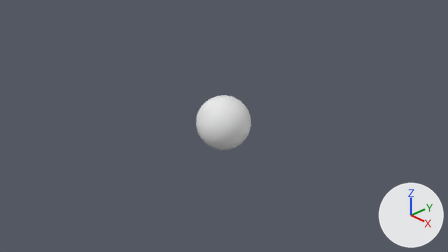
Two versions of the Blender file assets/generator.blend, one commit apart.
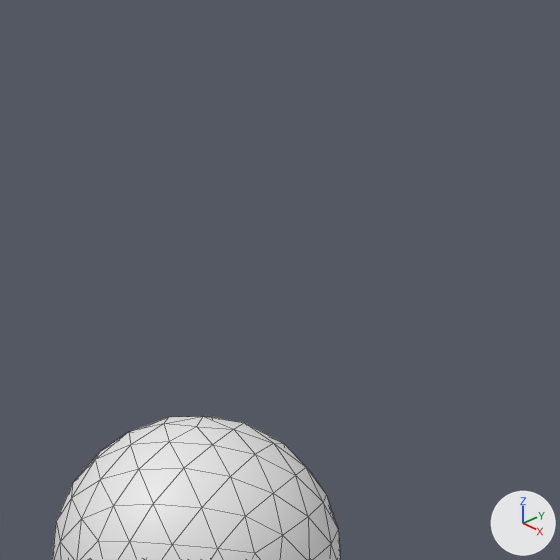
Old and new are each drawn from the file's camera 'Camera' and again close up on the part from 42% to 65% of the width and 7% to 49% of the height. The axes (+X, +Y, +Z) are drawn at lower right. The lights are the same throughout. The close-ups show mesh edges as thin lines.
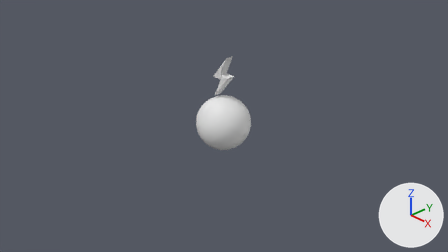
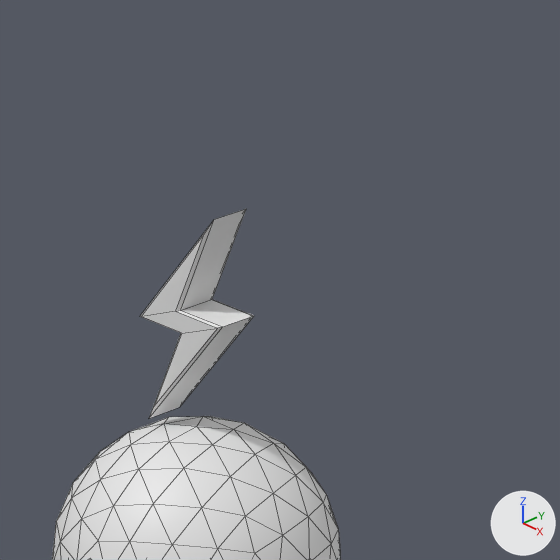
Edits to the scene script, one JSON object a line:
```json
{"block": "me_icosphere_001", "where": "me_icosphere_001.from_pydata(...)  # 186 vertices, 344 faces; spans x -0.5..0.5, y -0.5..0.5, z -0.5..0.5"}
{"block": "me_icosphere_001", "where": "# used by ob_icosphere_001; location = (0.0, 0.0, 0.0); rotation_euler = (0.0, 0.0, -1.571), in degrees (0, 0, -90)"}
{"block": "me_icosphere_001", "change": "me_icosphere_001 part 1: the loose piece of 24 vertices spanning x -0.08..0.08, y -0.2..0.2, z -0.4..0.4 is moved by (0.0, 0.0, 0.9)"}
```

Pixel boxes (x1, y1, x2, y2) of what changed, in the close-ups (560 x 560 px; the box of a moved part takes in the faces that stretch with it):
```json
{"object": "Icosphere.001", "change": "reshaped", "before": [52, 416, 341, 560], "after": [52, 209, 341, 560]}
{"part": 1, "of": "me_icosphere_001", "change": "moved or reshaped", "after": [140, 209, 254, 418], "on screen": "not visible before"}
```
